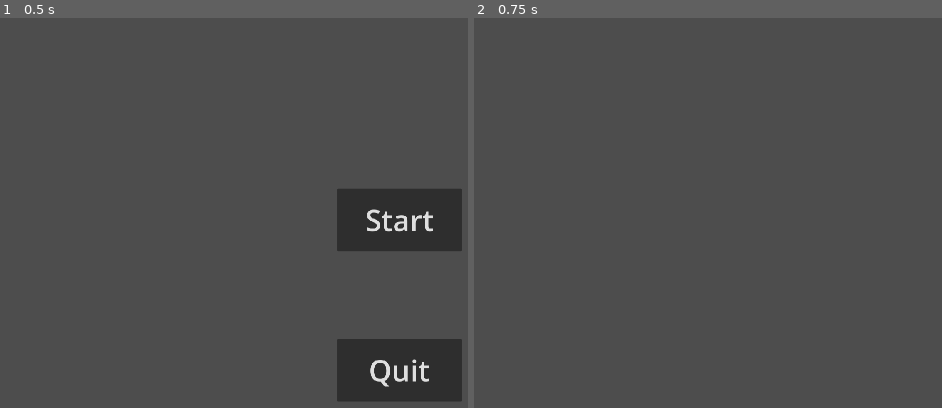
Above: before the commit, frames 1-2 (left to right).
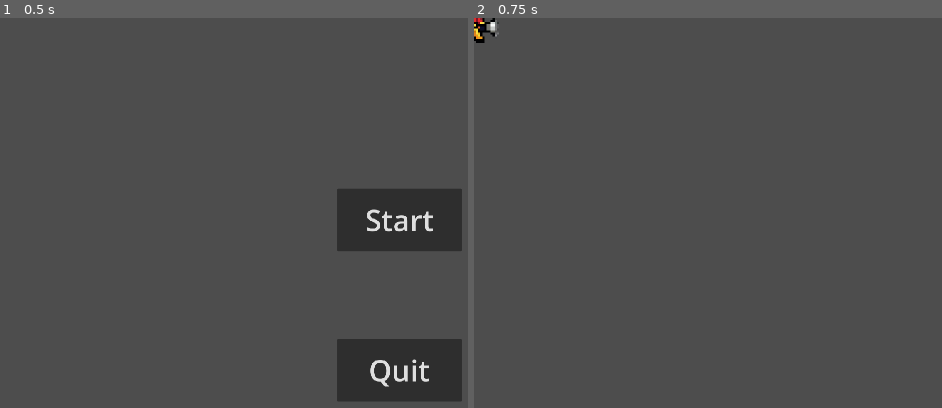
Above: after the commit, the same moments.

Repository: cxhuy/Firefighter_Prototype
Game: Godot game, scene res://Scenes/main.tscn
Two runs of this game, one before a commit and one after it. Both use one fixed random seed, a clock stepped at 60 frames per second and the inputs below.
Inputs:
- Up to frame 1 (0.5 s): no input
- Up to frame 2 (0.75 s): click "Start" at 0.5 s

Frame 1 is identical in both runs. In frame 2, 0.2% of the frame differs, in the area x 0-6%, y 0-7%.

Commit message:
feat: add character sprite

Diff:
--- a/Scenes/game.tscn
+++ b/Scenes/game.tscn
@@ -1,3 +1,33 @@
-[gd_scene format=3 uid="uid://s4o2dk6ut583"]
+[gd_scene load_steps=4 format=3 uid="uid://s4o2dk6ut583"]
+
+[ext_resource type="Texture2D" uid="uid://cqb0776f0bnh1" path="res://Sprites/Character/Idle/idle_1.png" id="1_5uja6"]
+
+[sub_resource type="SpriteFrames" id="SpriteFrames_ja0d8"]
+animations = [{
+"frames": [{
+"duration": 1.0,
+"texture": ExtResource("1_5uja6")
+}],
+"loop": true,
+"name": &"Idle",
+"speed": 5.0
+}]
+
+[sub_resource type="CapsuleShape2D" id="CapsuleShape2D_y4th5"]
+radius = 25.0
+height = 108.0
 
 [node name="game" type="Node2D"]
+
+[node name="CharacterBody2D" type="CharacterBody2D" parent="."]
+
+[node name="AnimatedSprite2D" type="AnimatedSprite2D" parent="CharacterBody2D"]
+scale = Vector2(5, 5)
+sprite_frames = SubResource("SpriteFrames_ja0d8")
+animation = &"Idle"
+autoplay = "Idle"
+metadata/_edit_lock_ = true
+
+[node name="CollisionShape2D" type="CollisionShape2D" parent="CharacterBody2D"]
+position = Vector2(-6, 3)
+shape = SubResource("CapsuleShape2D_y4th5")
Binary file added: Sprites/Character/Idle/idle_1.png
Not shown, added: Sprites/Character/Idle/idle_1.png.import
